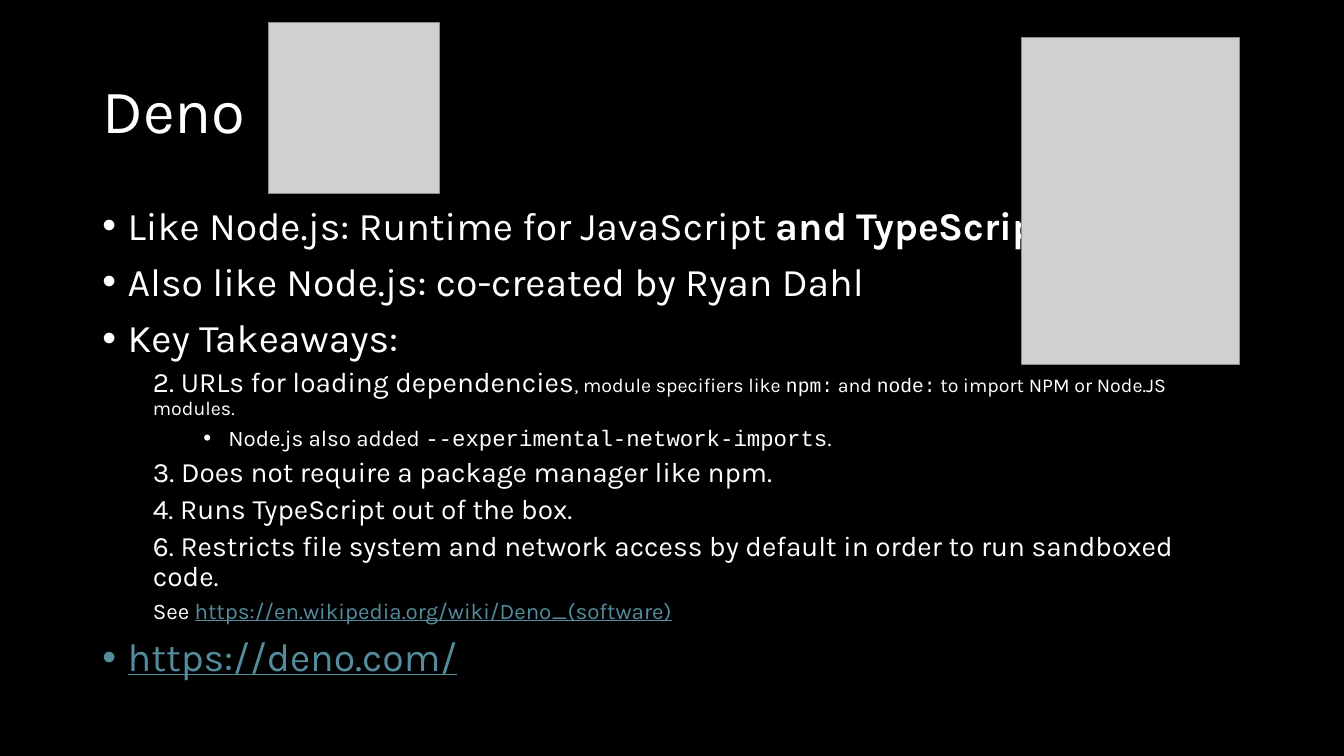
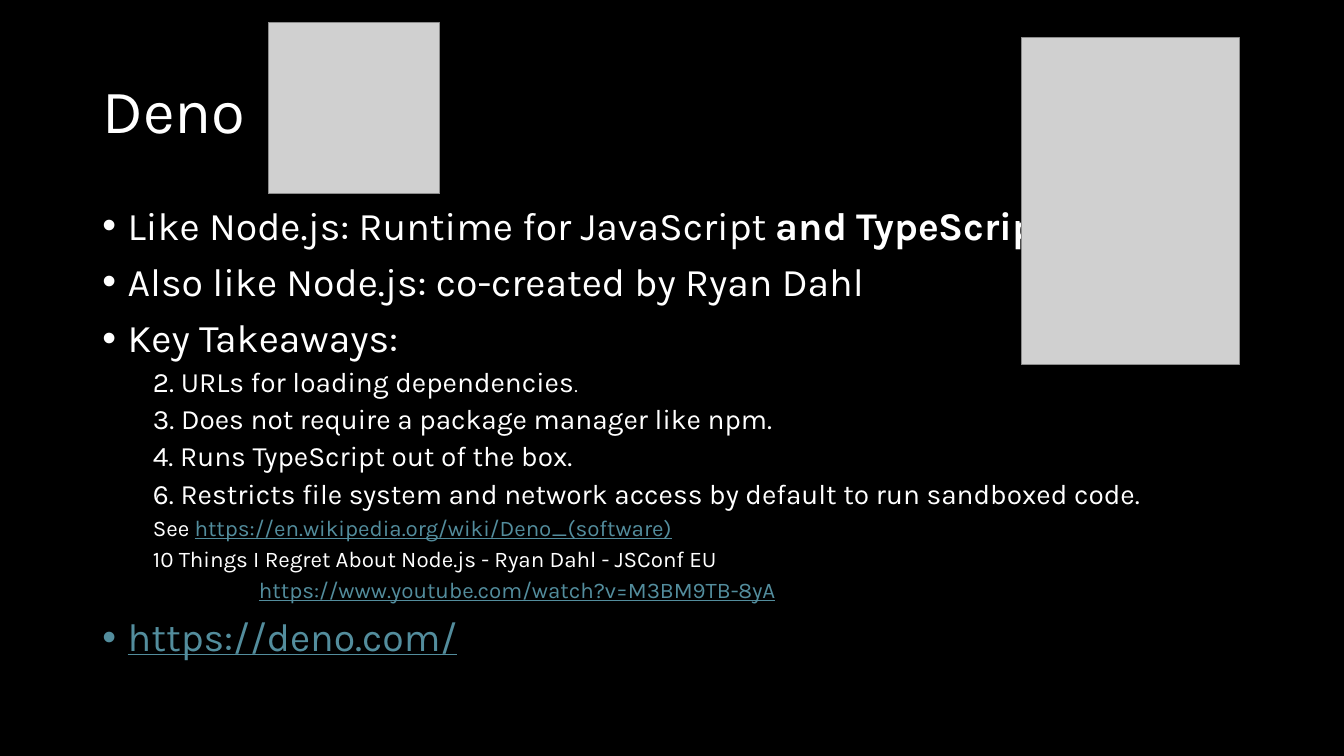
Before and after one commit to MichiSpebach/denoexamples, a slide deck: slide 6 of presentation.pptx (slide 3 before the commit). Drawn at 1344x756 pixels with LibreOffice and Linux fonts; fonts in the diff are those of the drawing; grey boxes stand for pictures. Boxes give left, top, right and bottom in pixels: in the first picture for what was removed or moved away, otherwise in the second. Text is boxed around its words. In the diff, an @@ line names an element or a change of style, - is before the commit and + after.

```diff
--- a/presentation.pptx
+++ b/presentation.pptx
@@ text at (x1=153, y1=372, x2=573, y2=399): text changed; size 14 to 20 pt @@
-  2. URLs for loading dependencies, module specifiers like npm: and node: to import NPM or Node.JS modules.
-    • Node.js also added --experimental-network-imports.
+  2. URLs for loading dependencies.
@@ text at (x1=153, y1=484, x2=1140, y2=511): text changed @@
-  6. Restricts file system and network access by default in order to run sandboxed code.
+  6. Restricts file system and network access by default to run sandboxed code.
@@ text at (x1=153, y1=551, x2=775, y2=604): paragraphs added @@
+  10 Things I Regret About Node.js - Ryan Dahl - JSConf EU
+  https://www.youtube.com/watch?v=M3BM9TB-8yA
```
Also in this commit, not shown: 4 other slides changed, 6 slides added, 1 slide removed, 1 other file.
